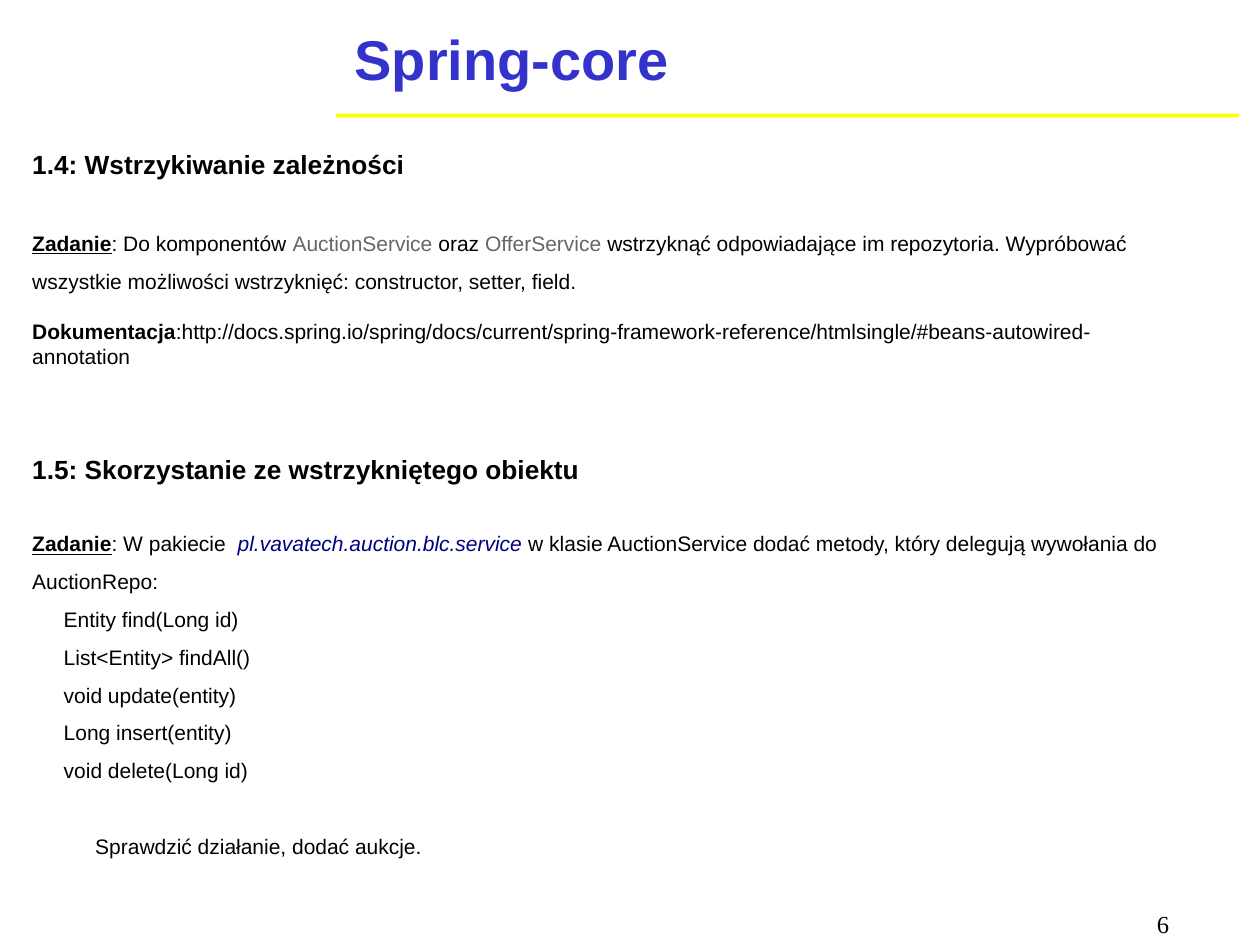
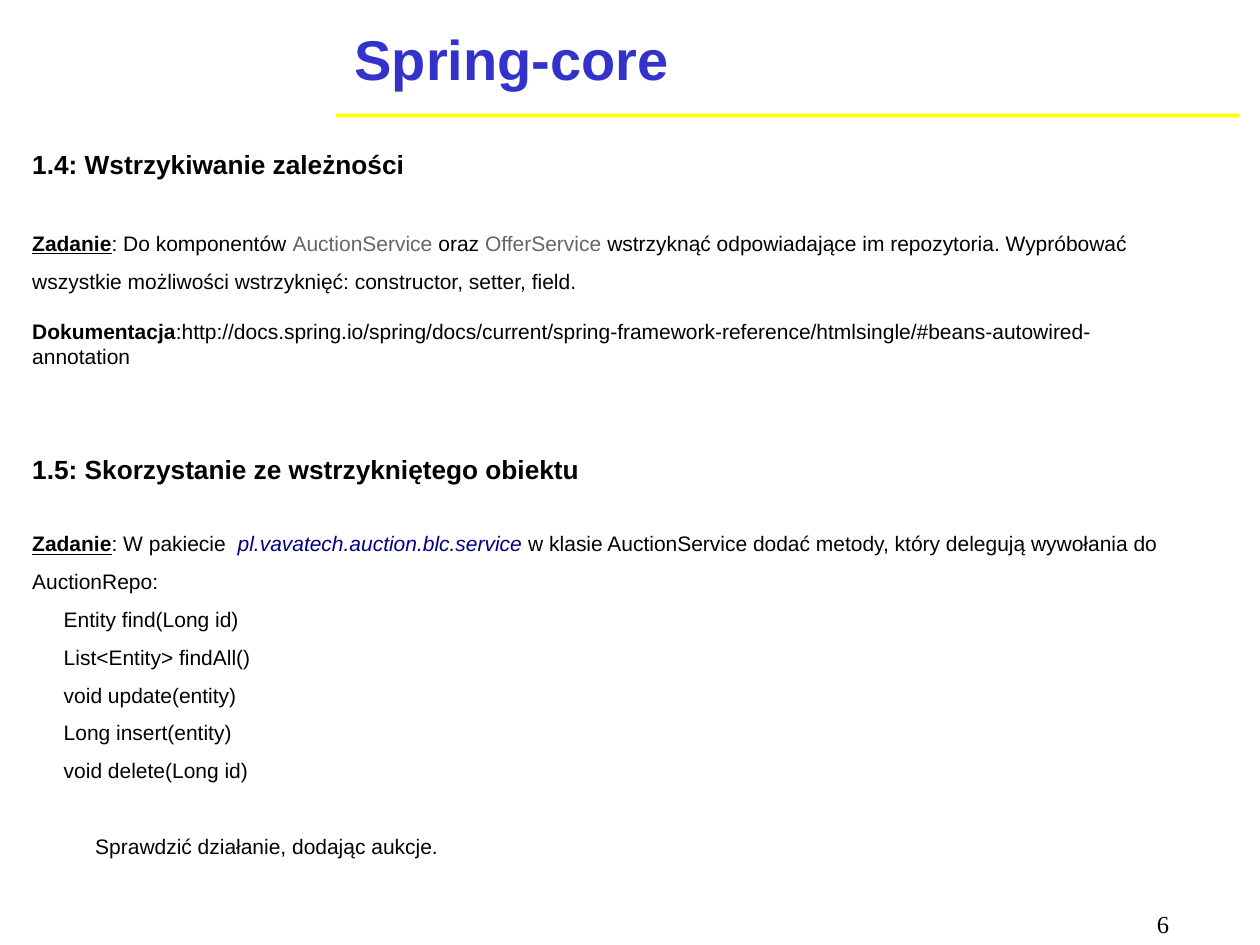
Before and after one commit to tlmikulski/spring-auction, a slide deck: slide 6 of Spring MVC.odp. Drawn at 1260x945 pixels with LibreOffice and Linux fonts; fonts in the diff are those of the drawing; background and template pictures are left out. Boxes give left, top, right and bottom in pixels: in the first picture for what was removed or moved away, otherwise in the second. Text is boxed around its words. In the diff, an @@ line names an element or a change of style, - is before the commit and + after.

```diff
--- a/Spring MVC.odp
+++ b/Spring MVC.odp
@@ text at (95, 838, 437, 858): text changed @@
-Sprawdzić działanie, dodać aukcje.
+Sprawdzić działanie, dodając aukcje.
```
Also in this commit, not shown: 5 other slides changed, 1 other file.
